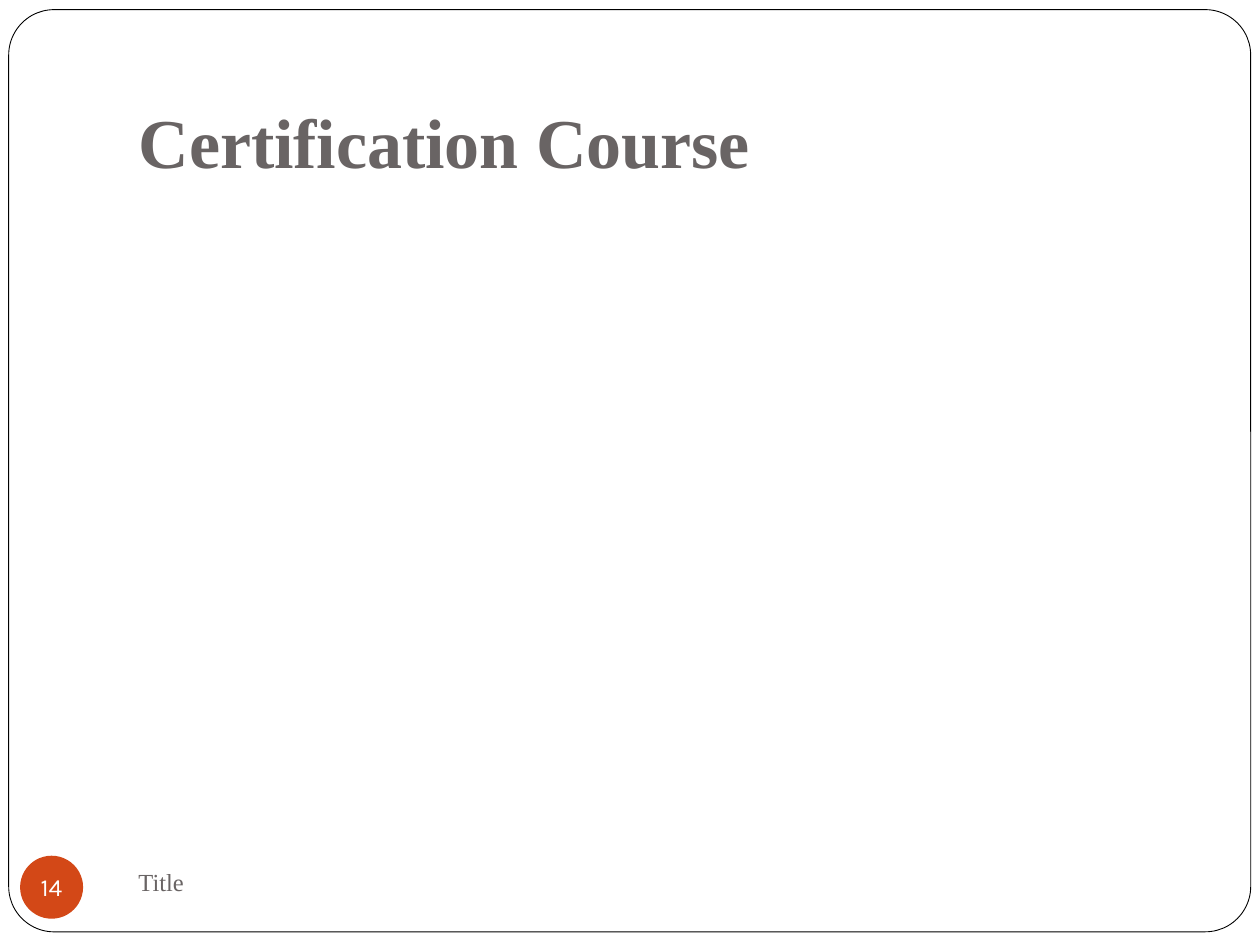
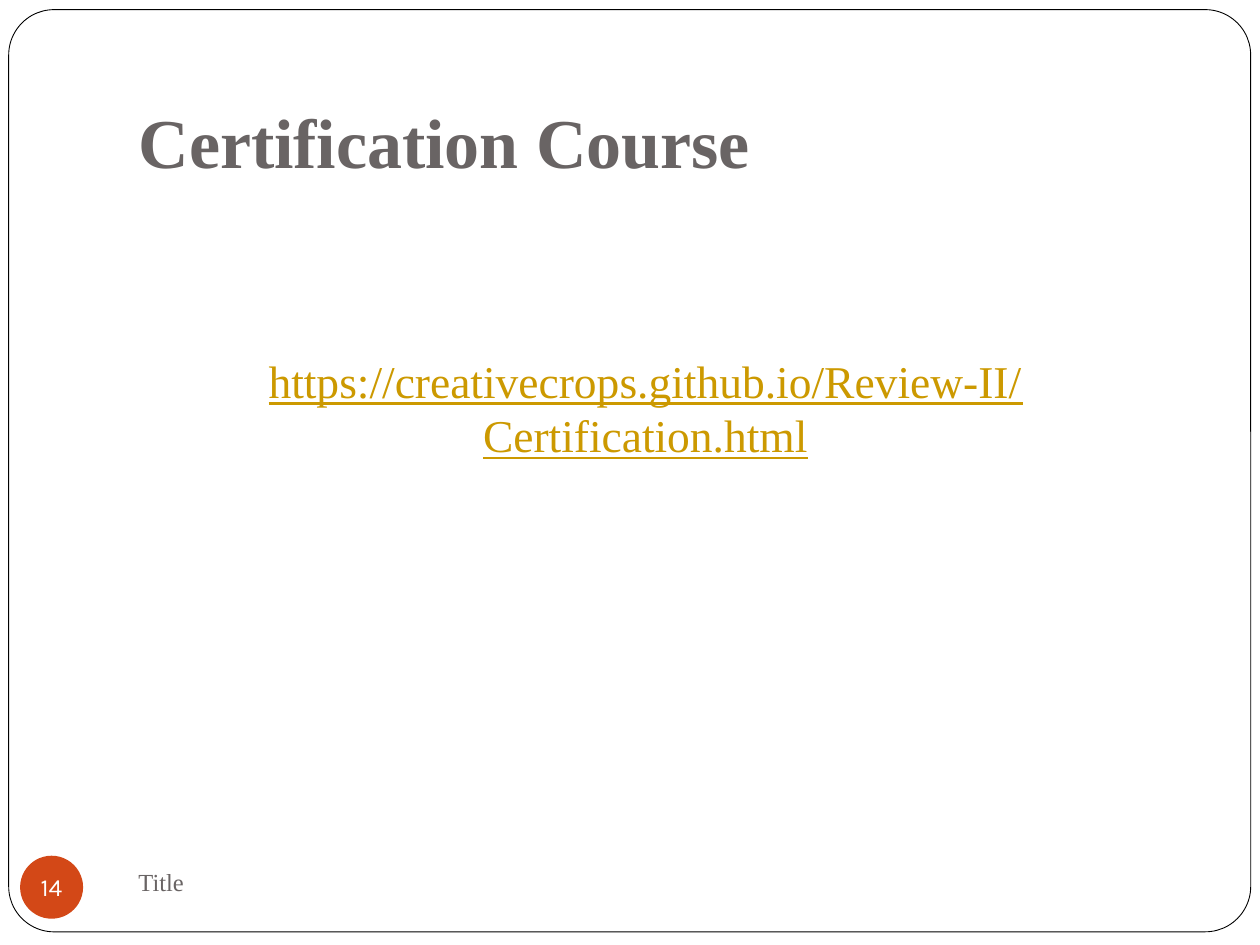
Before and after one commit to CreativeCrops/review-III, a slide deck: slide 14 of Second Review Presentation.pptx. Drawn at 1260x945 pixels with LibreOffice and Linux fonts; fonts in the diff are those of the drawing. Boxes give left, top, right and bottom in pixels: in the first picture for what was removed or moved away, otherwise in the second. Text is boxed around its words. In the diff, an @@ line names an element or a change of style, - is before the commit and + after.

```diff
--- a/Second Review Presentation.pptx
+++ b/Second Review Presentation.pptx
@@ text added at [269,366,1022,459], 26 pt, text #CC9900, underline @@
+https://creativecrops.github.io/Review-II/Certification.html
```
Also in this commit, not shown: 3 other slides changed, 1 other file.
